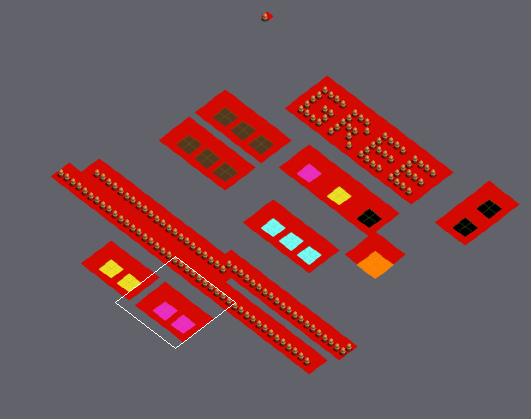
Two versions of a level (Tiled map, Resources/map_03.tmx). Above, an overview of the earlier version with the close-up marked.
Close-up. Old version:
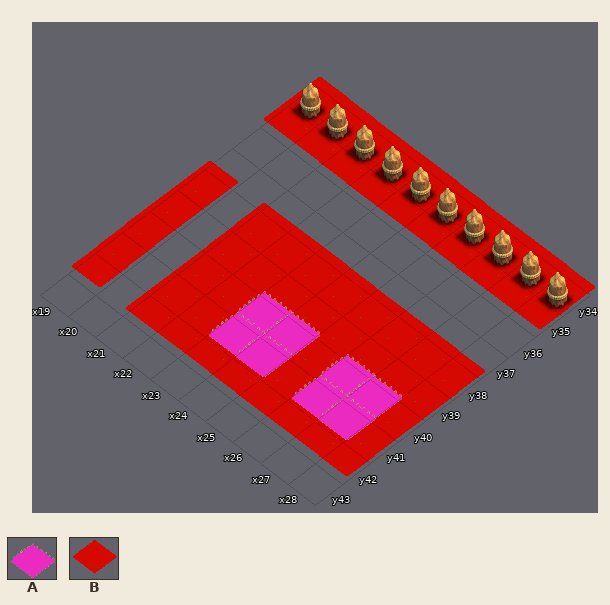
Cells are 55x42 px. Isometric: x runs down to the right, y down to the left. Shown: x 19..28, y 34..43.
Key: from "tileset": A 1, B 7.
_ is an empty cell.
Layers that did not change in this view are not listed.
Layer "Domain" before, first column x 19:
34 BBBBBBBBBB
35 BBBBBBBBBB
36 __________
37 __________
38 B_BBBBBBBB
39 B_BBBBBBBB
40 B_BBBBBBBB
41 B_BBBBBBBB
42 B_BBBBBBBB
43 __________
Layer "ElixerTank" before, first column x 19:
34 __________
35 __________
36 __________
37 __________
38 __________
39 __________
40 ____AA_AA_
41 ____AA_AA_
42 __________
43 __________
And afterwards:
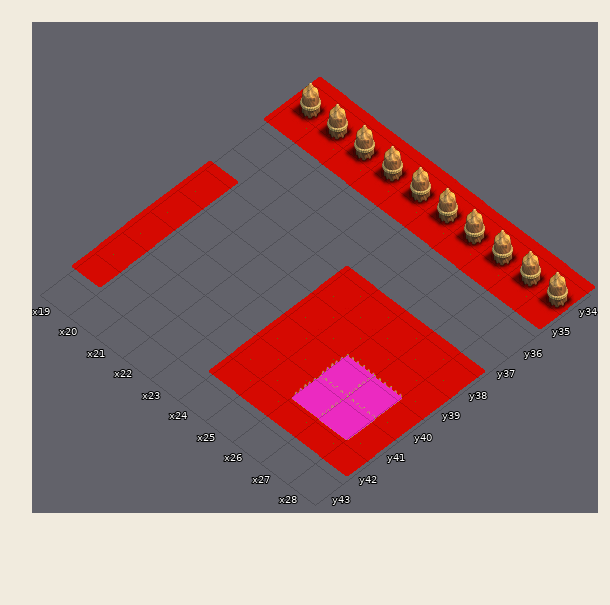
From old to new:
Layer "Domain":
y 38..42: x 21..23 BBB -> ___
Layer "ElixerTank":
y 40..41: x 23..24 AA -> __
Where, in picture pixels (left, top, right, bottom), the same in both close-ups:
removed: (126, 203, 348, 377)
